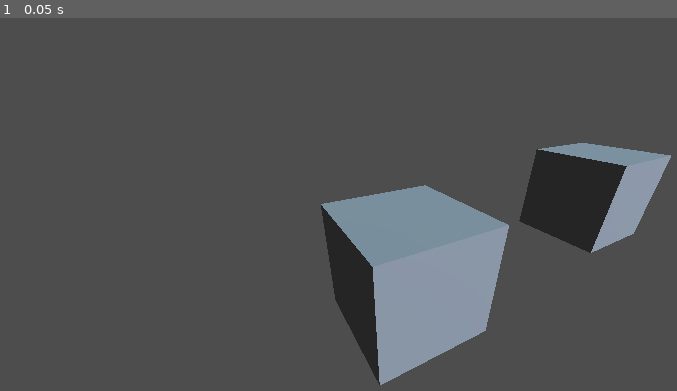
Above: before the commit, frame 1.
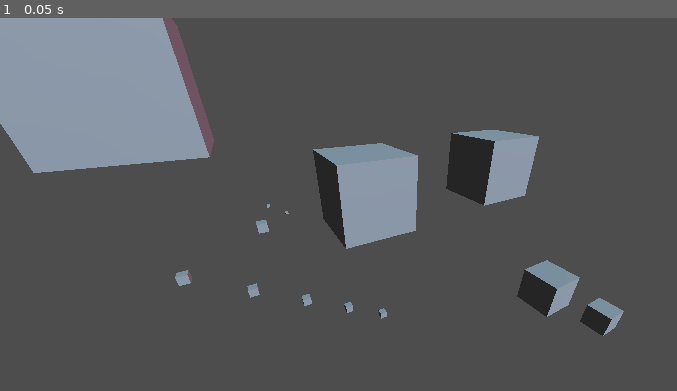
Above: after the commit, the same moment.

Repository: meyerAurelius/grant-proposal
Game: Godot game, scene res://main.tscn
The game is run twice, just before and just after one commit, with the same random seed, the same clock (stepped at 60 frames per second) and the same inputs.
Inputs:
- Up to frame 1 (0.05 s): no input

The runs differ from the first frame. In frame 1, 30% of the frame differs, in the area x 0-100%, y 0-99%.

Commit message:
first test in marcus's branch

Diff:
--- a/virtual-lab/main.tscn
+++ b/virtual-lab/main.tscn
@@ -25,7 +25,7 @@
 shadow_blur = 1.09
 
 [node name="Camera3D" type="Camera3D" parent="WorldEnvironment"]
-transform = Transform3D(0.87228274, 0.2409743, -0.42550468, 0, 0.8701493, 0.49278814, 0.48900187, -0.42985058, 0.7590163, -0.93112075, 1.2819834, 1.5500202)
+transform = Transform3D(0.87228274, 0.2409743, -0.42550468, 0, 0.8701493, 0.49278814, 0.48900187, -0.42985058, 0.7590163, -0.93112075, 1.2819834, 3.2474804)
 environment = SubResource("Environment_ig7tw")
 fov = 80.0
 far = 100.0
@@ -35,6 +35,58 @@
 gi_mode = 2
 
 [node name="CSGBox3D" type="CSGBox3D" parent="WorldEnvironment"]
+transform = Transform3D(1, 0, 0, 0, 1, 0, 0, 0, 1, -1.688158, 1.3046303, 0)
+
+[node name="CSGBox3D" type="CSGBox3D" parent="WorldEnvironment/CSGBox3D"]
+transform = Transform3D(1, 0, 0, 0, 1, 0, 0, 0, 1, -1.688158, 1.3046303, 0)
+
+[node name="CSGBox3D" type="CSGBox3D" parent="WorldEnvironment/CSGBox3D/CSGBox3D"]
+transform = Transform3D(1, 0, 0, 0, 1, 0, 0, 0, 1, -1.688158, 1.3046303, 0)
+
+[node name="CSGBox3D" type="CSGBox3D" parent="WorldEnvironment/CSGBox3D/CSGBox3D/CSGBox3D"]
+transform = Transform3D(1, 0, 0, 0, 1, 0, 0, 0, 1, 5.4303813, -3.7996006, 0)
+
+[node name="CSGBox3D" type="CSGBox3D" parent="WorldEnvironment/CSGBox3D/CSGBox3D/CSGBox3D/CSGBox3D"]
+transform = Transform3D(1, 0, 0, 0, 1, 0, 0, 0, 1, 5.4303813, -3.7996006, 0)
+
+[node name="CSGBox3D" type="CSGBox3D" parent="WorldEnvironment/CSGBox3D/CSGBox3D/CSGBox3D/CSGBox3D/CSGBox3D"]
+transform = Transform3D(1, 0, 0, 0, 1, 0, 0, 0, 1, 5.4303813, -3.7996006, 0)
+
+[node name="CSGBox3D" type="CSGBox3D" parent="WorldEnvironment/CSGBox3D/CSGBox3D/CSGBox3D/CSGBox3D/CSGBox3D/CSGBox3D"]
+transform = Transform3D(1, 0, 0, 0, 1, 0, 0, 0, 1, -12.344522, -3.7996006, -26.237988)
+
+[node name="CSGBox3D" type="CSGBox3D" parent="WorldEnvironment/CSGBox3D/CSGBox3D/CSGBox3D/CSGBox3D/CSGBox3D/CSGBox3D/CSGBox3D"]
+transform = Transform3D(1, 0, 0, 0, 1, 0, 0, 0, 1, -8.14197, -3.7996006, -0.012767792)
+
+[node name="CSGBox3D" type="CSGBox3D" parent="WorldEnvironment/CSGBox3D/CSGBox3D/CSGBox3D/CSGBox3D/CSGBox3D/CSGBox3D/CSGBox3D/CSGBox3D"]
+transform = Transform3D(1, 0, 0, 0, 1, 0, 0, 0, 1, 5.4303813, -3.7996006, 0)
+
+[node name="CSGBox3D" type="CSGBox3D" parent="WorldEnvironment/CSGBox3D/CSGBox3D/CSGBox3D/CSGBox3D/CSGBox3D/CSGBox3D/CSGBox3D/CSGBox3D/CSGBox3D"]
+transform = Transform3D(1, 0, 0, 0, 1, 0, 0, 0, 1, 5.4303813, -3.7996006, 0)
+
+[node name="CSGBox3D" type="CSGBox3D" parent="WorldEnvironment/CSGBox3D/CSGBox3D/CSGBox3D/CSGBox3D/CSGBox3D/CSGBox3D/CSGBox3D/CSGBox3D/CSGBox3D/CSGBox3D"]
+transform = Transform3D(1, 0, 0, 0, 1, 0, 0, 0, 1, 5.4303813, -3.7996006, 0)
+
+[node name="CSGBox3D" type="CSGBox3D" parent="WorldEnvironment/CSGBox3D/CSGBox3D/CSGBox3D/CSGBox3D/CSGBox3D/CSGBox3D/CSGBox3D/CSGBox3D/CSGBox3D/CSGBox3D/CSGBox3D"]
+transform = Transform3D(1, 0, 0, 0, 1, 0, 0, 0, 1, 5.4303813, -3.7996006, 0)
+
+[node name="CSGBox3D" type="CSGBox3D" parent="WorldEnvironment/CSGBox3D/CSGBox3D/CSGBox3D/CSGBox3D/CSGBox3D/CSGBox3D/CSGBox3D/CSGBox3D/CSGBox3D/CSGBox3D/CSGBox3D/CSGBox3D"]
+transform = Transform3D(1, 0, 0, 0, 1, 0, 0, 0, 1, -10.382679, -3.7996006, -70.80295)
+
+[node name="CSGBox3D" type="CSGBox3D" parent="WorldEnvironment/CSGBox3D/CSGBox3D/CSGBox3D/CSGBox3D/CSGBox3D/CSGBox3D/CSGBox3D/CSGBox3D/CSGBox3D/CSGBox3D/CSGBox3D/CSGBox3D/CSGBox3D"]
+transform = Transform3D(1, 0, 0, 0, 1, 0, 0, 0, 1, 5.4303813, -3.7996006, 0)
+
+[node name="CSGBox3D" type="CSGBox3D" parent="WorldEnvironment/CSGBox3D/CSGBox3D/CSGBox3D/CSGBox3D/CSGBox3D/CSGBox3D/CSGBox3D/CSGBox3D/CSGBox3D/CSGBox3D/CSGBox3D/CSGBox3D/CSGBox3D/CSGBox3D"]
+transform = Transform3D(1, 0, 0, 0, 1, 0, 0, 0, 1, 5.4303813, -3.7996006, 0)
+
+[node name="CSGBox3D" type="CSGBox3D" parent="WorldEnvironment/CSGBox3D/CSGBox3D/CSGBox3D/CSGBox3D/CSGBox3D/CSGBox3D/CSGBox3D/CSGBox3D/CSGBox3D/CSGBox3D/CSGBox3D/CSGBox3D/CSGBox3D/CSGBox3D/CSGBox3D"]
+transform = Transform3D(1, 0, 0, 0, 1, 0, 0, 0, 1, 5.4303813, -3.7996006, 0)
+
+[node name="CSGBox3D" type="CSGBox3D" parent="WorldEnvironment/CSGBox3D/CSGBox3D/CSGBox3D/CSGBox3D/CSGBox3D/CSGBox3D/CSGBox3D/CSGBox3D/CSGBox3D/CSGBox3D/CSGBox3D/CSGBox3D/CSGBox3D/CSGBox3D/CSGBox3D/CSGBox3D"]
+transform = Transform3D(1, 0, 0, 0, 1, 0, 0, 0, 1, 5.4303813, -3.7996006, 0)
+
+[node name="CSGBox3D" type="CSGBox3D" parent="WorldEnvironment/CSGBox3D/CSGBox3D/CSGBox3D/CSGBox3D/CSGBox3D/CSGBox3D/CSGBox3D/CSGBox3D/CSGBox3D/CSGBox3D/CSGBox3D/CSGBox3D/CSGBox3D/CSGBox3D/CSGBox3D/CSGBox3D/CSGBox3D"]
+transform = Transform3D(1, 0, 0, 0, 1, 0, 0, 0, 1, 5.4303813, -3.7996006, 0)
 
 [node name="DirectionalLight3D2" type="DirectionalLight3D" parent="WorldEnvironment"]
 transform = Transform3D(1, 0, 0, 0, 0.65926707, 0.75190884, 0, -0.75190884, 0.65926707, -0.5754945, 2.3184676, 4.420488)
